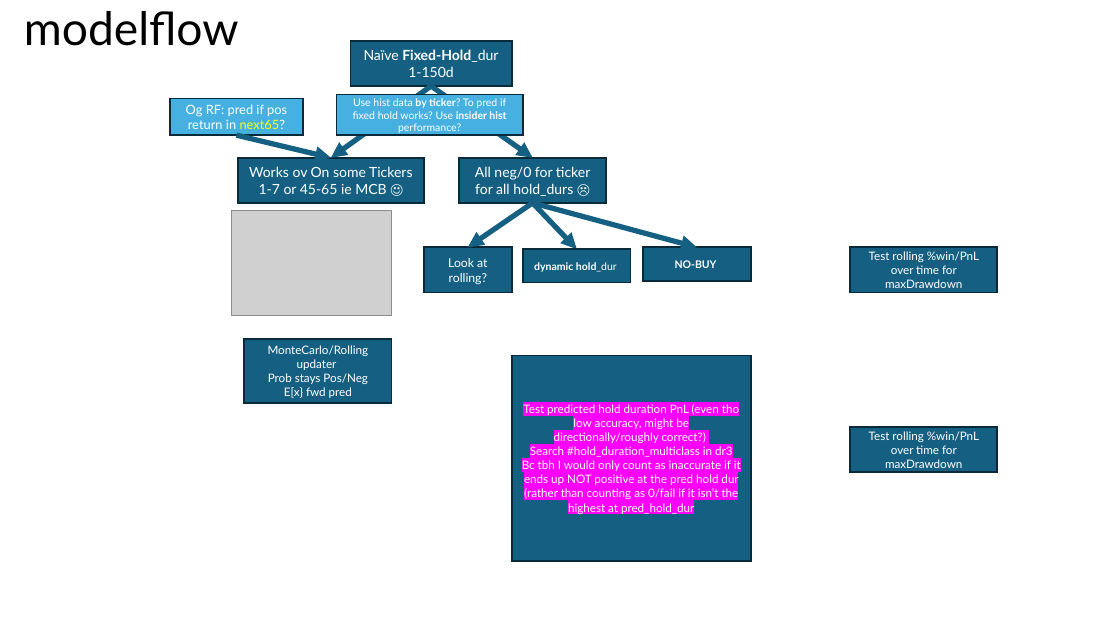
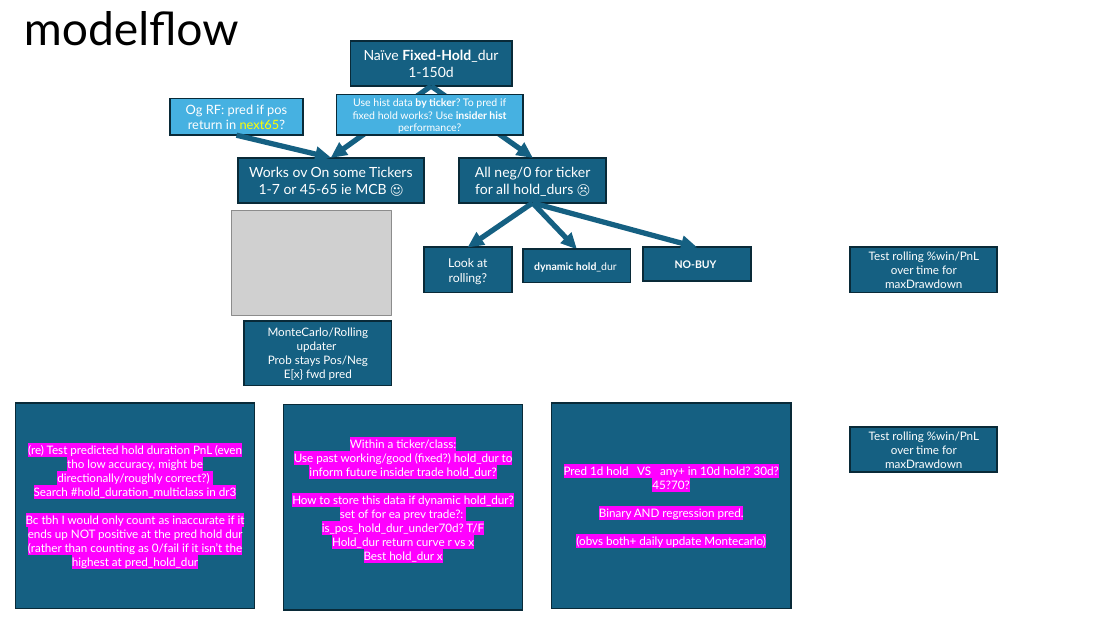
Before and after one commit to Emberflurry/stonx, a slide deck: slide 3 of stonx modelflow.pptx (slide 2 before the commit). Drawn at 1120x630 pixels with LibreOffice and Linux fonts; fonts in the diff are those of the drawing; grey boxes stand for pictures. Boxes give left, top, right and bottom in pixels: in the first picture for what was removed or moved away, otherwise in the second. Text is boxed around its words. In the diff, an @@ line names an element or a change of style, - is before the commit and + after.

```diff
--- a/stonx modelflow.pptx
+++ b/stonx modelflow.pptx
@@ rectangle "MonteCarlo/Rolling updater": place and size @@
-rectangle "MonteCarlo/Rolling updater" at [245,339,392,403]
+rectangle "MonteCarlo/Rolling updater" at [245,321,392,386]
@@ rectangle "(re) Test predicted hold duration ...": place and size @@
-rectangle "(re) Test predicted hold duration ..." at [512,355,751,560]
+rectangle "(re) Test predicted hold duration ..." at [15,403,255,608]
@@ rectangle added at [284,405,523,610], fill #156082, outline #092A39 1.5 pt, 10 pt, text #FFFFFF @@
+Within a ticker/class:
+Use past working/good (fixed?) hold_dur to inform future insider trade hold_dur?
+How to store this data if dynamic hold_dur?
+set of for ea prev trade?:
+is_pos_hold_dur_under70d? T/F
+Hold_dur return curve r vs x
+Best hold_dur x
@@ rectangle added at [552,403,791,608], fill #156082, outline #092A39 1.5 pt, 10 pt, text #FFFFFF @@
+Pred 1d hold VS any+ in 10d hold? 30d?45?70?
+Binary AND regression pred.
+(obvs both+ daily update Montecarlo)
@@ text in rectangle at [28,445,242,484]: text changed @@
-Test predicted hold duration PnL (even tho low accuracy, might be directionally/roughly correct?)
+(re) Test predicted hold duration PnL (even tho low accuracy, might be directionally/roughly correct?)
```
Also in this commit, not shown: 4 other slides changed, 3 slides added, 6 other files.
